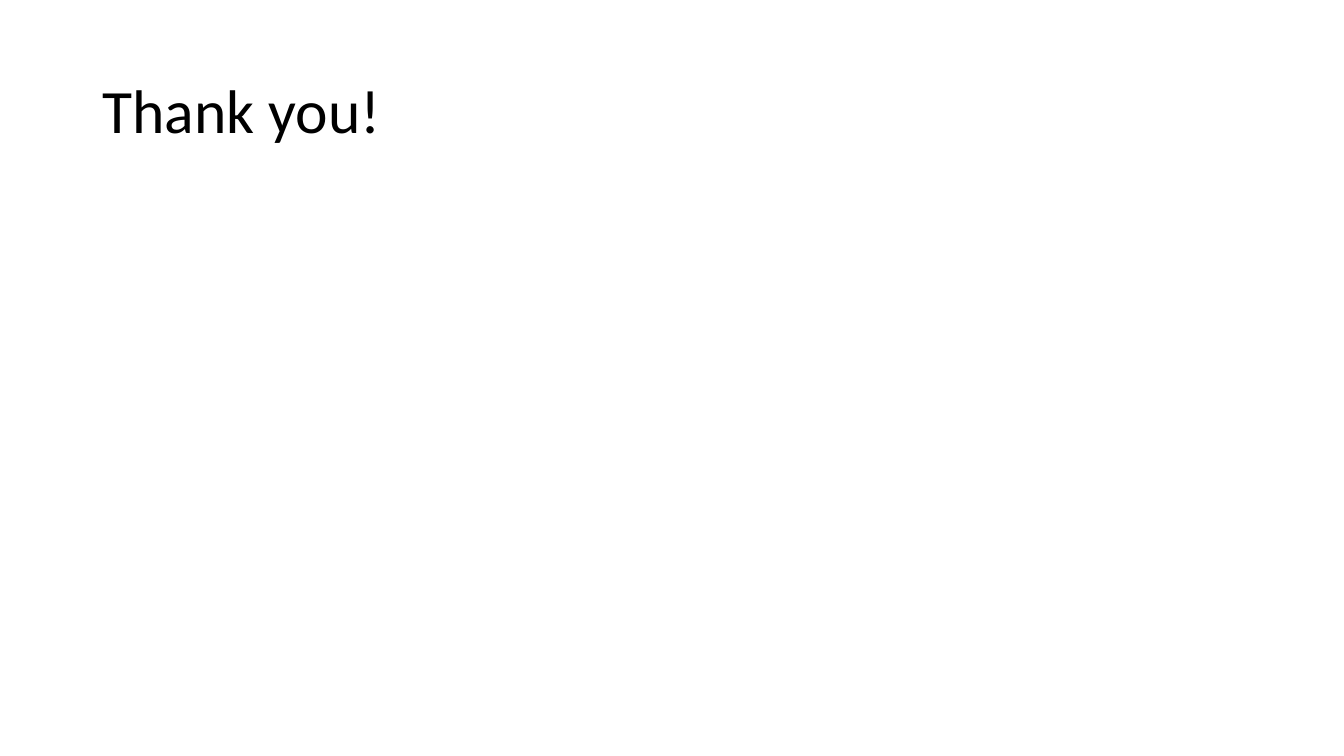
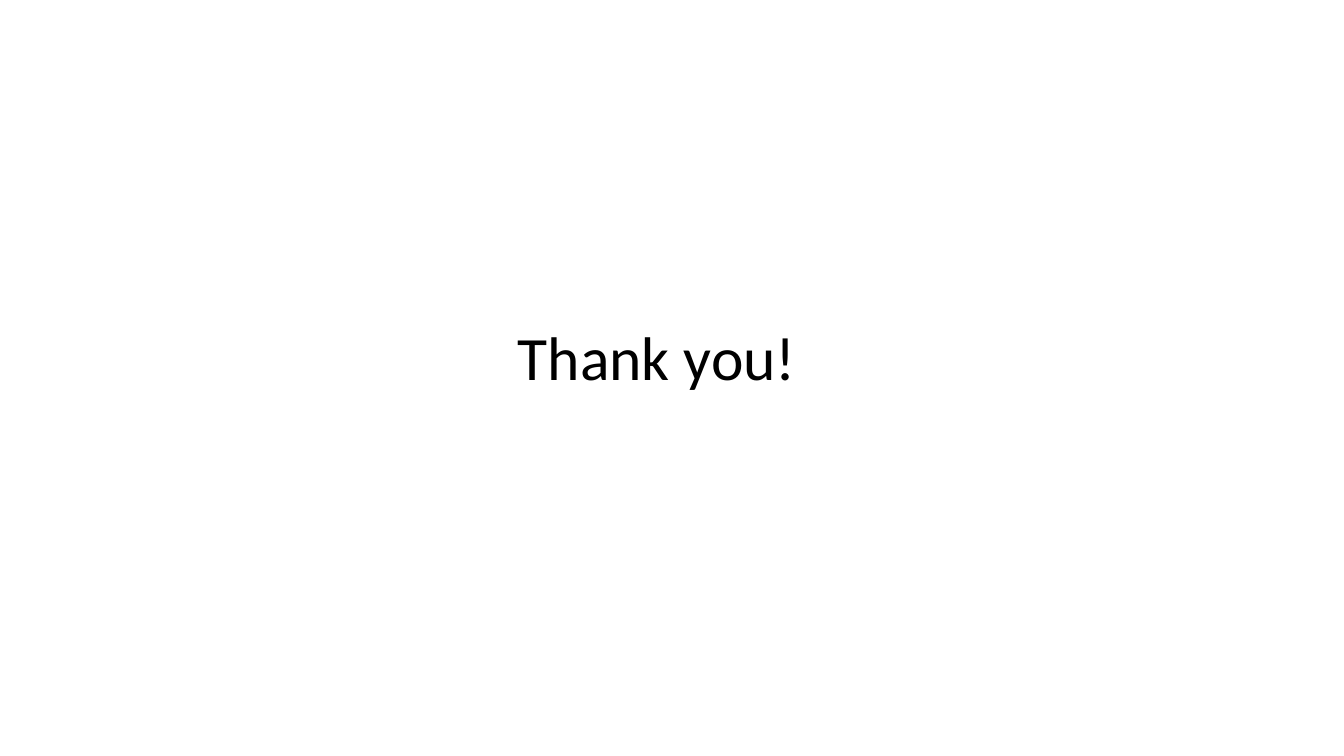
Before and after one commit to eshitazaman/stat585-project, a slide deck: slide 14 of woRldnews.pptx. Drawn at 1344x756 pixels with LibreOffice and Linux fonts; fonts in the diff are those of the drawing. Boxes give left, top, right and bottom in pixels: in the first picture for what was removed or moved away, otherwise in the second. Text is boxed around its words. In the diff, an @@ line names an element or a change of style, - is before the commit and + after.

Commit message:
presentation format change

```diff
--- a/woRldnews.pptx
+++ b/woRldnews.pptx
@@ title "Thank you!": place and size @@
-title "Thank you!" at <box>102,90,381,143</box>
+title "Thank you!" at <box>518,337,796,390</box>
@@ title "Thank you!" at <box>518,337,796,390</box>: alignment left to centre @@
```
Also in this commit, not shown: 1 other slide changed, 2 other files.
